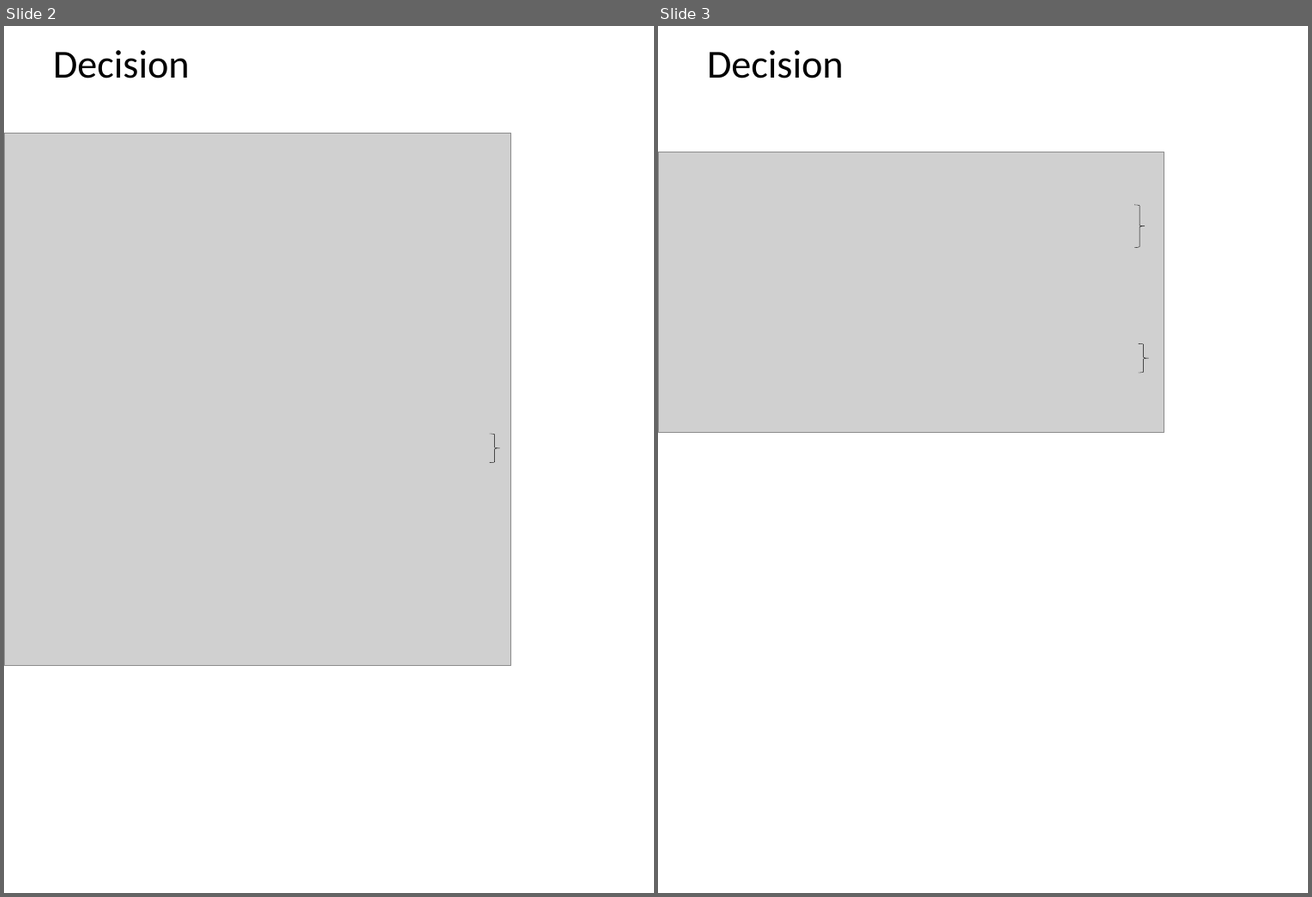
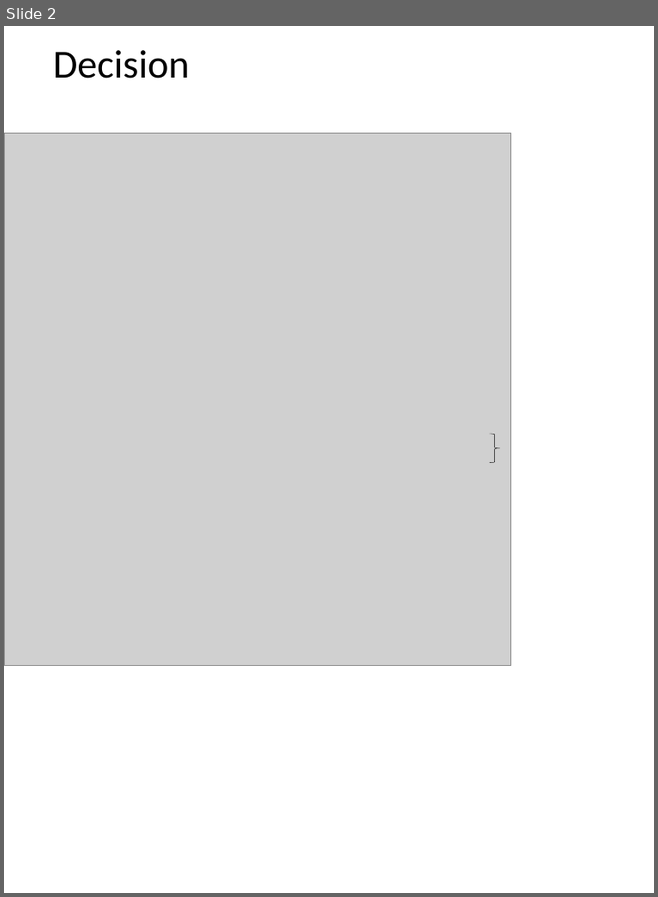
Before and after one commit to quanpeng0/BrainModels, a slide deck: docs/brainpy_handbook/ppt/rnns.pptx. Shown side by side, each under a label of ours: slides 2 and 3 before the commit, slide 2 after it. The pictures are 1312x897 and 658x897 pixels, drawn with LibreOffice and Linux fonts; fonts in the diff are those of the drawing; grey boxes stand for pictures. Boxes give left, top, right and bottom in pixels: in the first picture for what was removed or moved away, otherwise in the second. Text is boxed around its words. In the diff, an @@ line names an element or a change of style, - is before the commit and + after.

```diff
--- a/docs/brainpy_handbook/ppt/rnns.pptx
+++ b/docs/brainpy_handbook/ppt/rnns.pptx
@@ slide 3 removed at bbox=[658, 26, 1308, 893], background #FFFFFF @@
@@ text removed at bbox=[707, 50, 844, 78] @@
-Decision
@@ picture removed at bbox=[658, 152, 1165, 432] @@
@@ right brace removed at bbox=[1134, 205, 1145, 247] @@
@@ right brace removed at bbox=[1139, 343, 1149, 373] @@
```
Also in this commit, not shown: 2 slides changed, 1 slide added.
